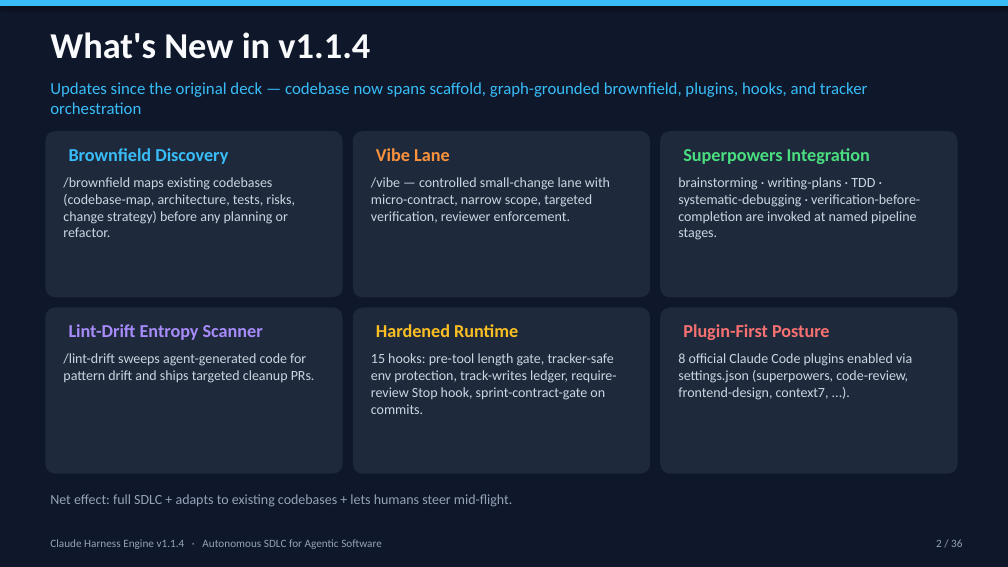
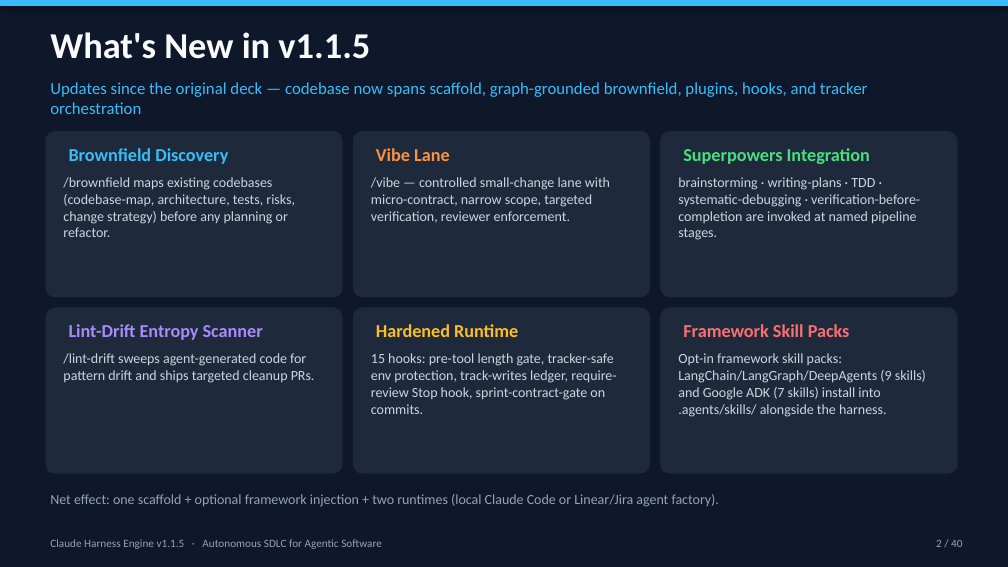
Before and after one commit to cwijayasundara/claude_harness_eng_v6, a slide deck: slide 2 of Claude_Harness_Engine_Design.pptx. Drawn at 1008x567 pixels with LibreOffice and Linux fonts; fonts in the diff are those of the drawing. Boxes give left, top, right and bottom in pixels: in the first picture for what was removed or moved away, otherwise in the second. Text is boxed around its words. In the diff, an @@ line names an element or a change of style, - is before the commit and + after.

```diff
--- a/Claude_Harness_Engine_Design.pptx
+++ b/Claude_Harness_Engine_Design.pptx
@@ text at (50, 32, 370, 59): text changed @@
-What's New in v1.1.4
+What's New in v1.1.5
@@ text at (683, 324, 850, 337): text changed @@
-Plugin-First Posture
+Framework Skill Packs
@@ text at (678, 353, 926, 417): text changed @@
-8 official Claude Code plugins enabled via settings.json (superpowers, code-review, frontend-design, context7, ...).
+Opt-in framework skill packs: LangChain/LangGraph/DeepAgents (9 skills) and Google ADK (7 skills) install into .agents/skills/ alongside the harness.
@@ text at (50, 494, 719, 507): text changed @@
-Net effect: full SDLC + adapts to existing codebases + lets humans steer mid-flight.
+Net effect: one scaffold + optional framework injection + two runtimes (local Claude Code or Linear/Jira agent factory).
@@ text at (50, 539, 382, 549): text changed @@
-Claude Harness Engine v1.1.4 · Autonomous SDLC for Agentic Software
+Claude Harness Engine v1.1.5 · Autonomous SDLC for Agentic Software
@@ text at (936, 540, 962, 547): text changed @@
-2 / 36
+2 / 40
```
Also in this commit, not shown: 35 other slides changed, 4 slides added, 4 other files.
